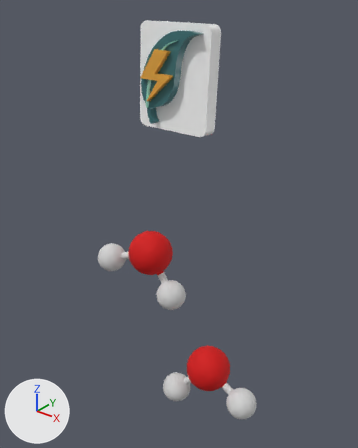
One commit to the glTF model 2h2o_m.glb: the scene before it, then after it.
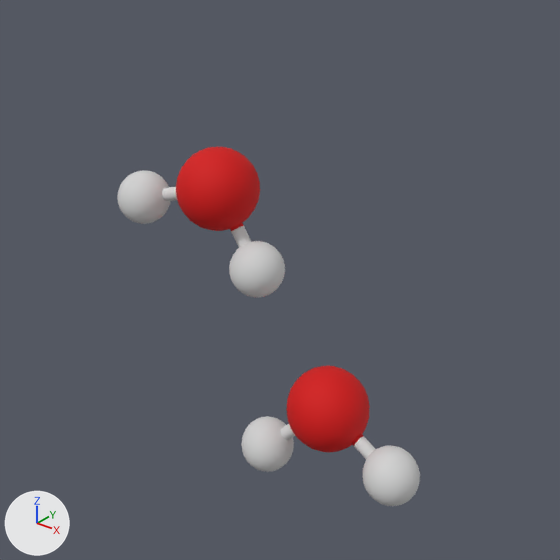
Old and new are each drawn whole from a camera (50 mm lens) standing at (5.98, -6.34, 7.35) and looking at (1.13, -0.28, 3.59) and again close up on the part from 10% to 92% of the width and 34% to 100% of the height. Every picture has the same lights, and +X, +Y and +Z are marked at lower left. The older version's two pictures come first. Where no turn or scale is listed for an object, it has been applied to the vertices.

The first close-up shows 'AGUA_glss', 'AGUA_glss.001'.
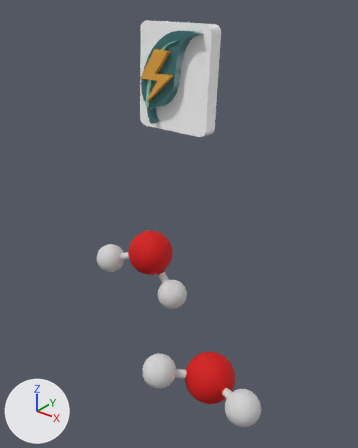
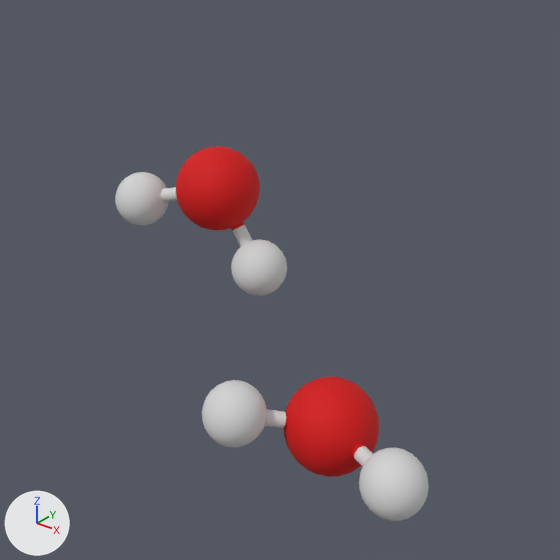
What changed in the scene script:
```text
Change ob_agua_glss:
    ob_agua_glss.rotation_euler: (1.571, 0.0, 0.0) -> (0.0, 0.0, 0.0)  # degrees (90, 0, 0) -> degrees (0, 0, 0)
    ob_agua_glss.location: (1.66, 0.0, 0.0) -> (2.3, -1.08, 1.22)
Change ob_agua_glss_001:
    ob_agua_glss_001.rotation_euler: (1.571, 0.503, 0.0) -> (1.571, 0.503, 0.0524)  # degrees (90, 29, 0) -> degrees (90, 29, 3)
```

Location of each change, [x1, y1, x2, y2] in pixels of the close-ups (560 x 560 px):
'AGUA_glss', moved, turned
    before: [241, 366, 420, 506]
    after: [202, 377, 429, 521]
'AGUA_glss.001', turned
    before: [117, 147, 285, 297]
    after: [115, 146, 287, 296]
